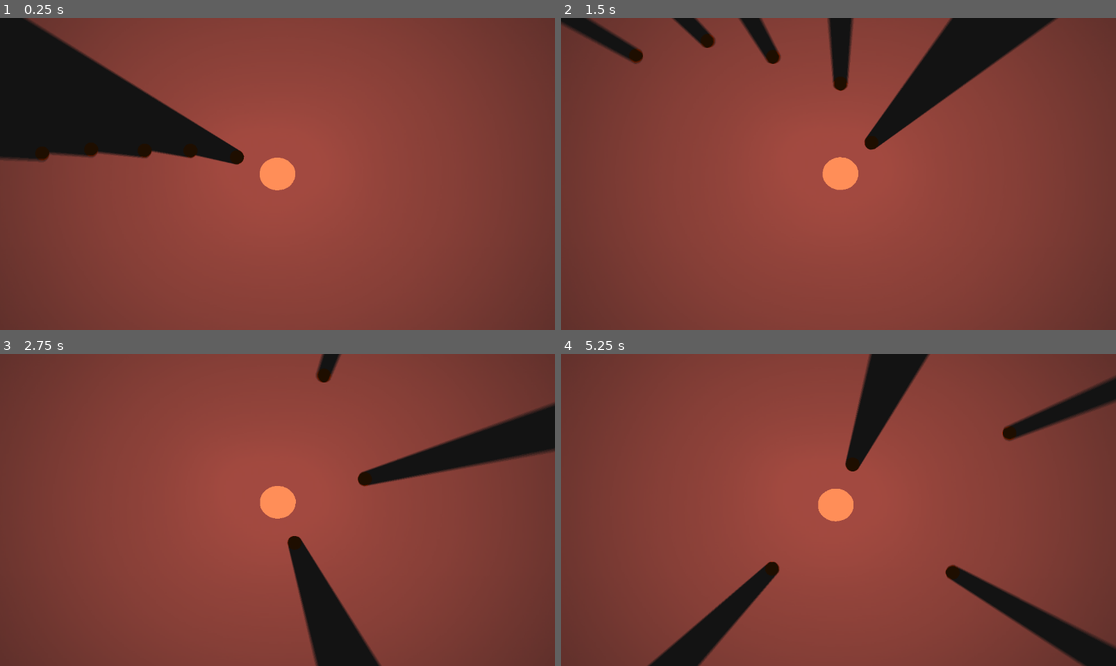
Above: before the commit, frames 1-4 (two rows, left to right).
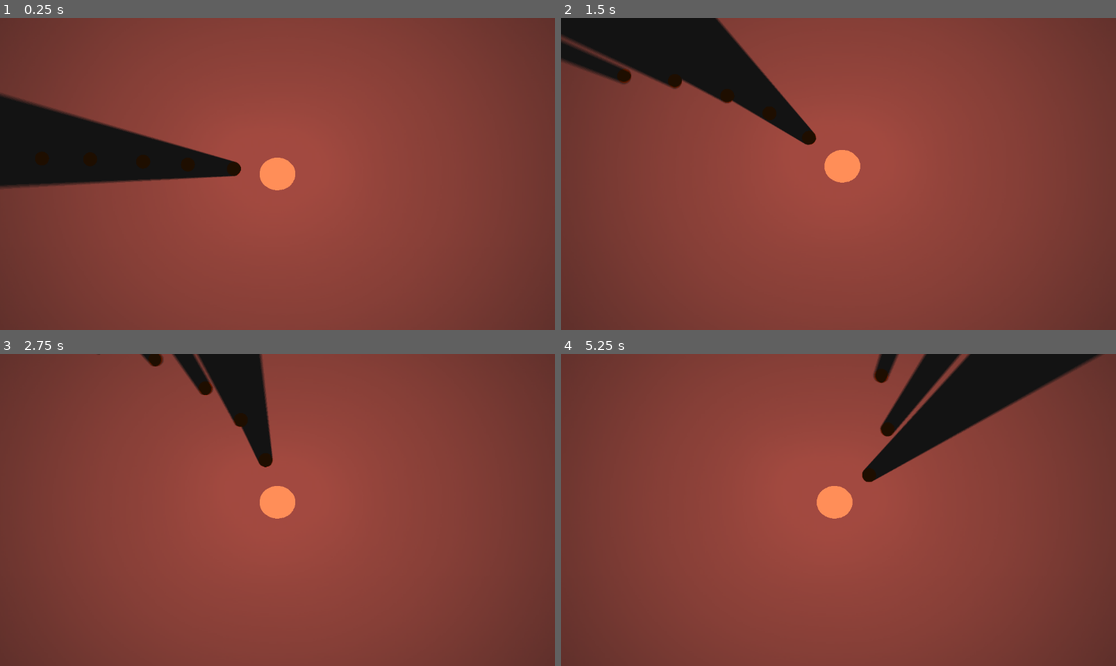
Above: after the commit, the same moments.

Repository: FOSS-Supremacy/celestis
Game: Godot game, scene res://scenes/demo.tscn
The game is run twice, just before and just after one commit, with the same random seed, the same clock (stepped at 60 frames per second) and the same inputs.
Inputs:
- Up to frame 1 (0.25 s): no input
- Up to frame 2 (1.5 s): hold Right (player_right) 0.53-1.28 s; hold K (camera_down) 0.53-1.28 s; hold Down (player_down) from 1.28 s (still down); tap J (camera_left) at 1.35 s
- Up to frame 3 (2.75 s): release Down (player_down) at 2.03 s; hold Right (player_right) from 2.03 s (still down); hold L (camera_right) from 2.03 s (still down)
- Up to frame 4 (5.25 s): release Right (player_right) at 2.78 s; release L (camera_right) at 2.78 s; hold Up (player_up) 2.78-3.53 s; tap I (camera_up) at 2.85 s; hold K (camera_down) 3.53-4.28 s; hold Left (player_left) 3.53-5.03 s; tap J (camera_left) at 4.35 s; hold Down (player_down) from 5.03 s (still down); hold L (camera_right) from 5.03 s (still down)

The runs differ from the first frame. In frame 1, 11% of the frame differs, in the area x 0-45%, y 0-55%; in frame 2, 14%; in frame 3, 10%; in frame 4, 15%, in the area x 15-100%, y 0-100%.

Commit message:
Some improvements

Diff:
--- a/scenes/demo.tscn
+++ b/scenes/demo.tscn
@@ -20,7 +20,6 @@
 script = ExtResource("4_alve3")
 
 [node name="free_cam" type="Camera2D" parent="red_star"]
-position_smoothing_enabled = true
 script = ExtResource("4_5m2oj")
 
 [node name="planet1" type="Node2D" parent="red_star"]
--- a/scripts/solar_system.gd
+++ b/scripts/solar_system.gd
@@ -12,13 +12,13 @@
 @onready var planet10 = $planet10
 
 func _physics_process(delta):
-		planet1.rotation = planet1.rotation + deg_to_rad(float(90)) * delta
-		planet2.rotation = planet2.rotation + deg_to_rad(float(60)) * delta
-		planet3.rotation = planet3.rotation + deg_to_rad(float(40)) * delta
-		planet4.rotation = planet4.rotation + deg_to_rad(float(30)) * delta
-		planet5.rotation = planet5.rotation + deg_to_rad(float(20)) * delta
-		planet6.rotation = planet6.rotation + deg_to_rad(float(15)) * delta
-		planet7.rotation = planet7.rotation + deg_to_rad(float(7)) * delta
-		planet8.rotation = planet8.rotation + deg_to_rad(float(5)) * delta
+		planet1.rotation = planet1.rotation + deg_to_rad(float(27)) * delta
+		planet2.rotation = planet2.rotation + deg_to_rad(float(24)) * delta
+		planet3.rotation = planet3.rotation + deg_to_rad(float(21)) * delta
+		planet4.rotation = planet4.rotation + deg_to_rad(float(18)) * delta
+		planet5.rotation = planet5.rotation + deg_to_rad(float(15)) * delta
+		planet6.rotation = planet6.rotation + deg_to_rad(float(12)) * delta
+		planet7.rotation = planet7.rotation + deg_to_rad(float(9)) * delta
+		planet8.rotation = planet8.rotation + deg_to_rad(float(6)) * delta
 		planet9.rotation = planet9.rotation + deg_to_rad(float(3)) * delta
 		planet10.rotation = planet10.rotation + deg_to_rad(float(1)) * delta
